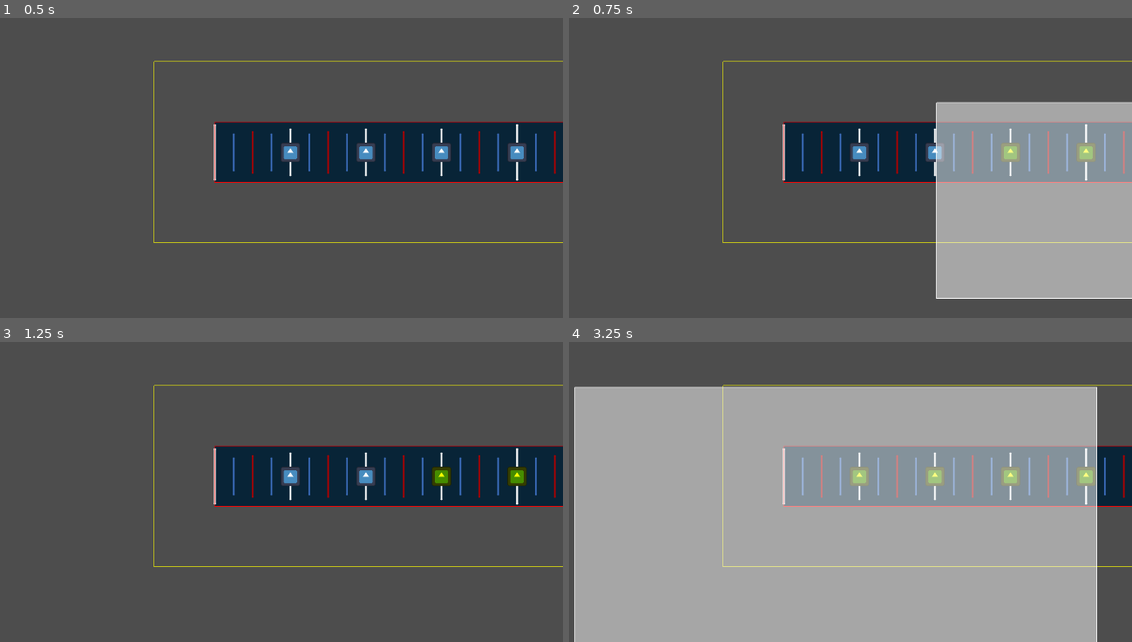
Above: before the commit, frames 1-4 (two rows, left to right).
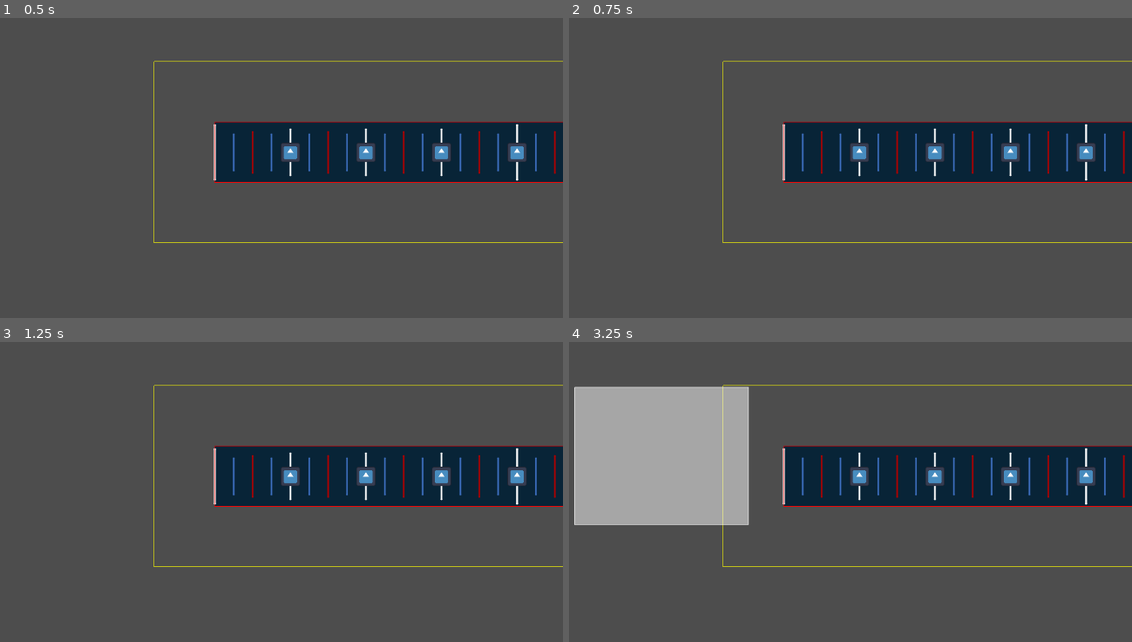
Above: after the commit, the same moments.

Repository: LovelyDream-Dev/Timeline-Editor-Plugin
Game: Godot game, scene res://TimelineComponent/Scenes/Timeline/time_line.tscn
Two runs of this game, one before a commit and one after it. Both use one fixed random seed, a clock stepped at 60 frames per second and the inputs below. The engine's default icon, where the game draws it, is replaced by a stand-in: a white triangle on a blue panel in a dark square.
Inputs (mouse positions are in pixels of both pictures, inside the frame that each line leads up to):
- Up to frame 1 (0.5 s): no input
- Up to frame 2 (0.75 s): tap Enter at 0.5 s; move the mouse to (934, 102) at 0.52 s; click (934, 102) at 0.67 s
- Up to frame 3 (1.25 s): no input
- Up to frame 4 (3.25 s): tap Space at 1.25 s; drag from (642, 465) to (749, 525) at 1.27 s; move the mouse to (856, 360) at 2.02 s; click (856, 360) at 2.17 s; tap Enter at 2.75 s; drag from (749, 525) to (574, 387) at 2.77 s

Frame 1 is identical in both runs. In frame 2, 23% of the frame differs, in the area x 65-100%, y 27-94%; in frame 3, 0.4%; in frame 4, 65%, in the area x 0-94%, y 14-100%.

Commit message:
Reworked the drag selection rectangle to work globally.

Diff:
--- a/TimelineComponent/Scenes/Timeline/time_line.gd
+++ b/TimelineComponent/Scenes/Timeline/time_line.gd
@@ -156,7 +156,7 @@
 		if get_tree().get_node_count_in_group("selectedNotes") == 0:
 			if !dragSelectStarted:
 				dragSelectStarted = true
-				dragSelectStartPosition = event.position
+				dragSelectStartPosition = get_global_mouse_position()
 		else:
 			if dragSelectStarted:
 				deselect_notes(null)
@@ -212,11 +212,11 @@
 # ----- DRAWING FUNCTIONS -----
 
 
+## Draws the rectangle for multi note selection
 func draw_selection_rectangle(pos:Vector2):
 	var mousePos = get_local_mouse_position()
-	var topLeft = Vector2(min(pos.x, mousePos.x), min(pos.y, mousePos.y))
-	var movingCorner = Vector2(abs(mousePos.x - pos.x), abs(mousePos.y - pos.y))
-	dragSelectionRect = Rect2(topLeft, movingCorner)
+	var movingCorner = Vector2(mousePos.x - pos.x, mousePos.y - pos.y)
+	dragSelectionRect = Rect2(pos, movingCorner)
 	draw_rect(dragSelectionRect, Color(1, 1, 1, 0.5), true)
 	draw_rect(dragSelectionRect, Color(1, 1, 1, 1), false)
 
@@ -239,7 +239,7 @@
 			return
 	else:
 		for timelineNote:TimelineNote in noteContainer.get_children():
-			if dragSelectionRect.has_point(noteContainer.to_local(timelineNote.global_position)):
+			if dragSelectionRect.abs().has_point(noteContainer.to_local(timelineNote.global_position)):
 				timelineNote.isSelected = true
 
 ## De-selects [member note] if it is not [code]null[/code]. Otherwise it de-selects all notes in group [member selectedNotes].
